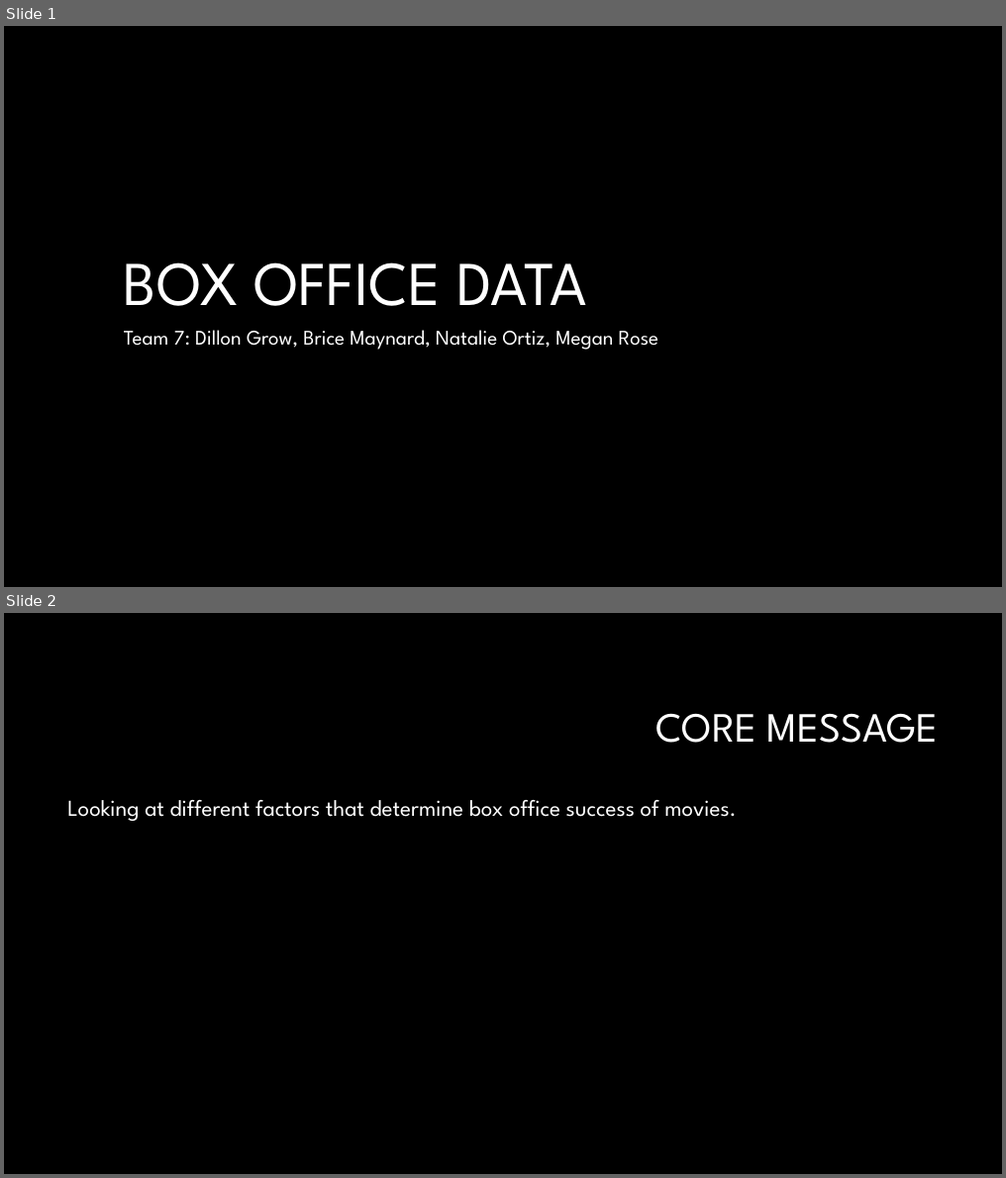
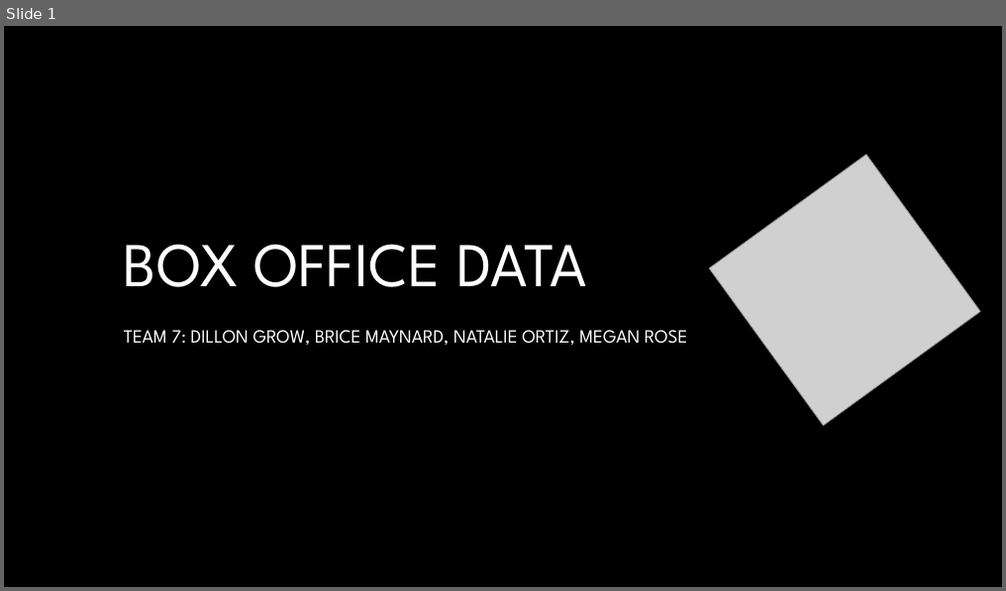
Before and after one commit to Dillongrow/Project_1, a slide deck: Box office data.pptx. Shown one above the other, each under a label of ours: slides 1 and 2 before the commit, slide 1 after it. The pictures are 1006x1178 and 1006x591 pixels, drawn with LibreOffice and Linux fonts; fonts in the diff are those of the drawing; grey boxes stand for pictures; background and template pictures are left out. Boxes give left, top, right and bottom in pixels: in the first picture for what was removed or moved away, otherwise in the second. Text is boxed around its words. In the diff, an @@ line names an element or a change of style, - is before the commit and + after.

```diff
--- a/Box office data.pptx
+++ b/Box office data.pptx
@@ slide 2 removed at [4, 613, 1002, 1174], background #000000 @@
@@ title removed at [656, 713, 939, 743] @@
-CORE MESSAGE
@@ text removed at [67, 800, 737, 821] @@
-Looking at different factors that determine box office success of movies.
@@ slide 1 changed as well @@
@@ title "BOX OFFICE DATA": place and size @@
-title "BOX OFFICE DATA" at [124, 263, 586, 306]
+title "BOX OFFICE DATA" at [124, 244, 586, 287]
@@ picture added at [710, 155, 981, 426] @@
@@ subtitle at [124, 330, 688, 345]: text changed; size 20 to 18 pt @@
-Team 7: Dillon Grow, Brice Maynard, Natalie Ortiz, Megan Rose
+TEAM 7: DILLON GROW, BRICE MAYNARD, NATALIE ORTIZ, MEGAN ROSE
```
Also in this commit, not shown: 3 other slides changed, 4 slides added, 3 other slides removed.
